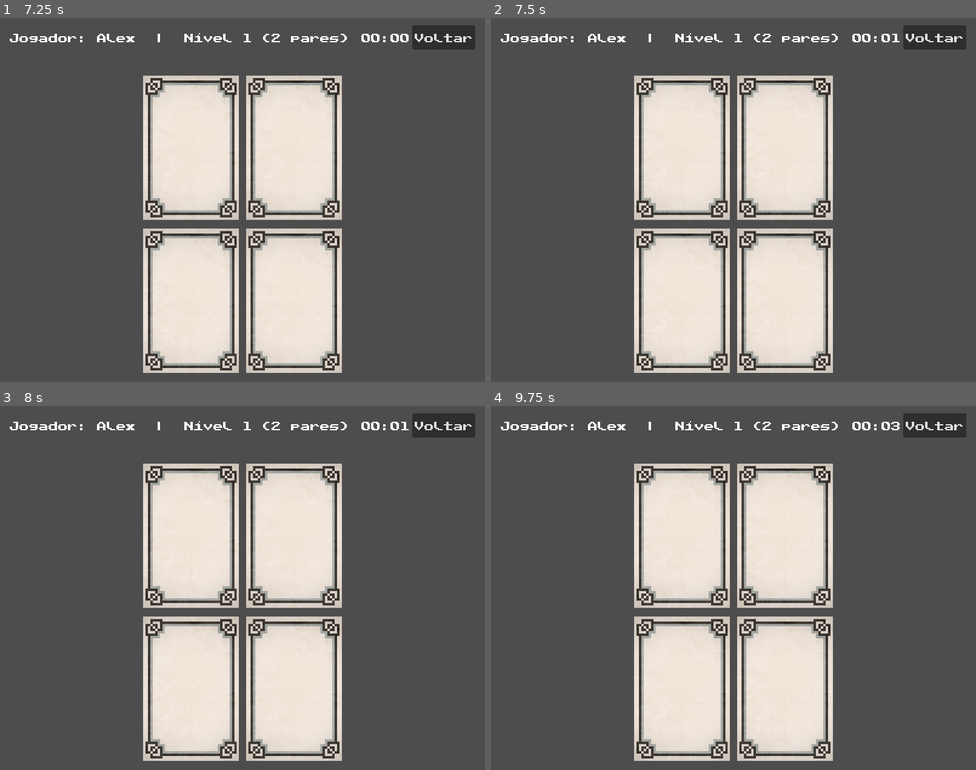
Above: before the commit, frames 1-4 (two rows, left to right).
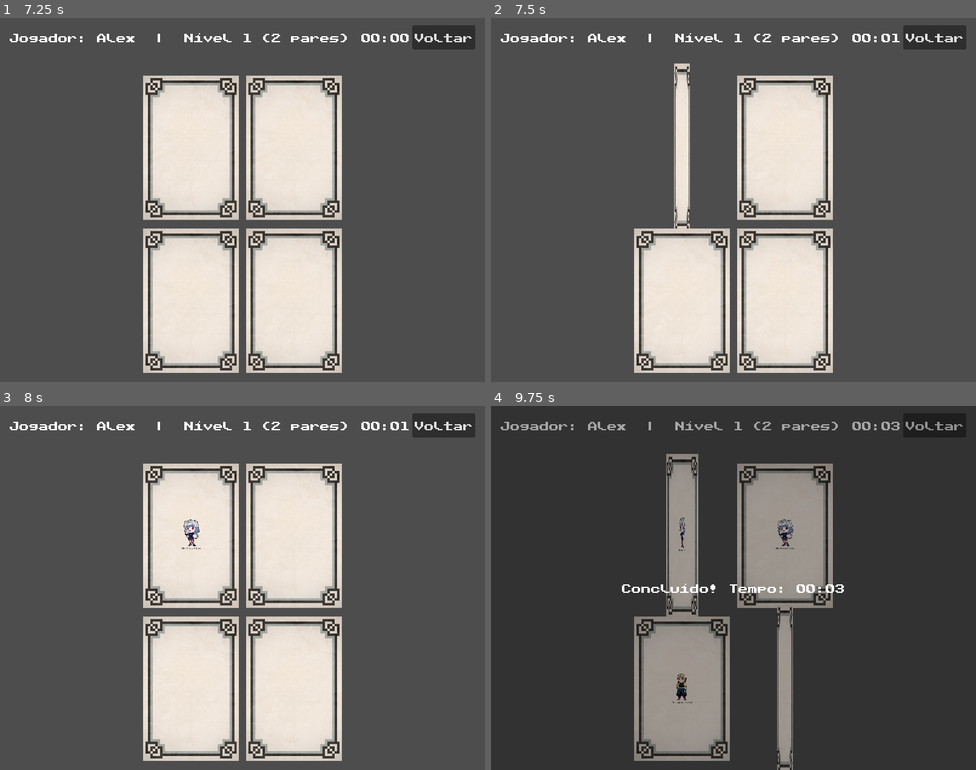
Above: after the commit, the same moments.

Repository: yaraalmeidaz/memory-game
Game: Godot game, scene res://scenes/MainMenu.tscn
Two runs of this game, one before a commit and one after it. Both use one fixed random seed, a clock stepped at 60 frames per second and the inputs below.
Inputs (mouse positions are in pixels of both pictures, inside the frame that each line leads up to):
- Up to frame 1 (7.25 s): click (310, 196) at 0.52 s; type "Alex" at 0.6 s; click "Iniciar" at 1.25 s; click "Nível 1 — 2 pares" at 2 s; click "Voltar" at 2.75 s; click "Nível 1 — 2 pares" at 3.5 s; click "Voltar" at 4.25 s; click "Nível 1 — 2 pares" at 5 s; click "Voltar" at 5.75 s; tap Enter at 6.5 s; move the mouse to (349, 181) at 6.52 s; click (349, 181) at 6.67 s
- Up to frame 2 (7.5 s): tap Space at 7.25 s; move the mouse to (680, 149) at 7.27 s; click (680, 149) at 7.42 s
- Up to frame 3 (8 s): no input
- Up to frame 4 (9.75 s): tap Enter at 8 s; move the mouse to (786, 537) at 8.02 s; click (786, 537) at 8.17 s; move the mouse to (680, 689) at 8.77 s; click (680, 689) at 8.92 s; move the mouse to (786, 689) at 9.52 s; click (786, 689) at 9.67 s

Frame 1 is identical in both runs. In frame 2, 6.8% of the frame differs, in the area x 29-50%, y 12-58%; in frame 3, 0.2%; in frame 4, 96%, in the area x 0-100%, y 0-100%.

Commit message:
Corrige clique nas cartas

Diff:
--- a/memory-game/scenes/Card.tscn
+++ b/memory-game/scenes/Card.tscn
@@ -110,6 +110,7 @@
 }
 
 [node name="Area2D" type="Area2D" parent="."]
+input_pickable = true
 
 [node name="CollisionShape2D" type="CollisionShape2D" parent="Area2D"]
 shape = SubResource("RectangleShape2D_1")
--- a/memory-game/scenes/Game.tscn
+++ b/memory-game/scenes/Game.tscn
@@ -7,6 +7,7 @@
 anchor_top = 0.0
 anchor_right = 1.0
 anchor_bottom = 1.0
+mouse_filter = 2
 script = ExtResource("1")
 
 [node name="TopBar" type="HBoxContainer" parent="."]
